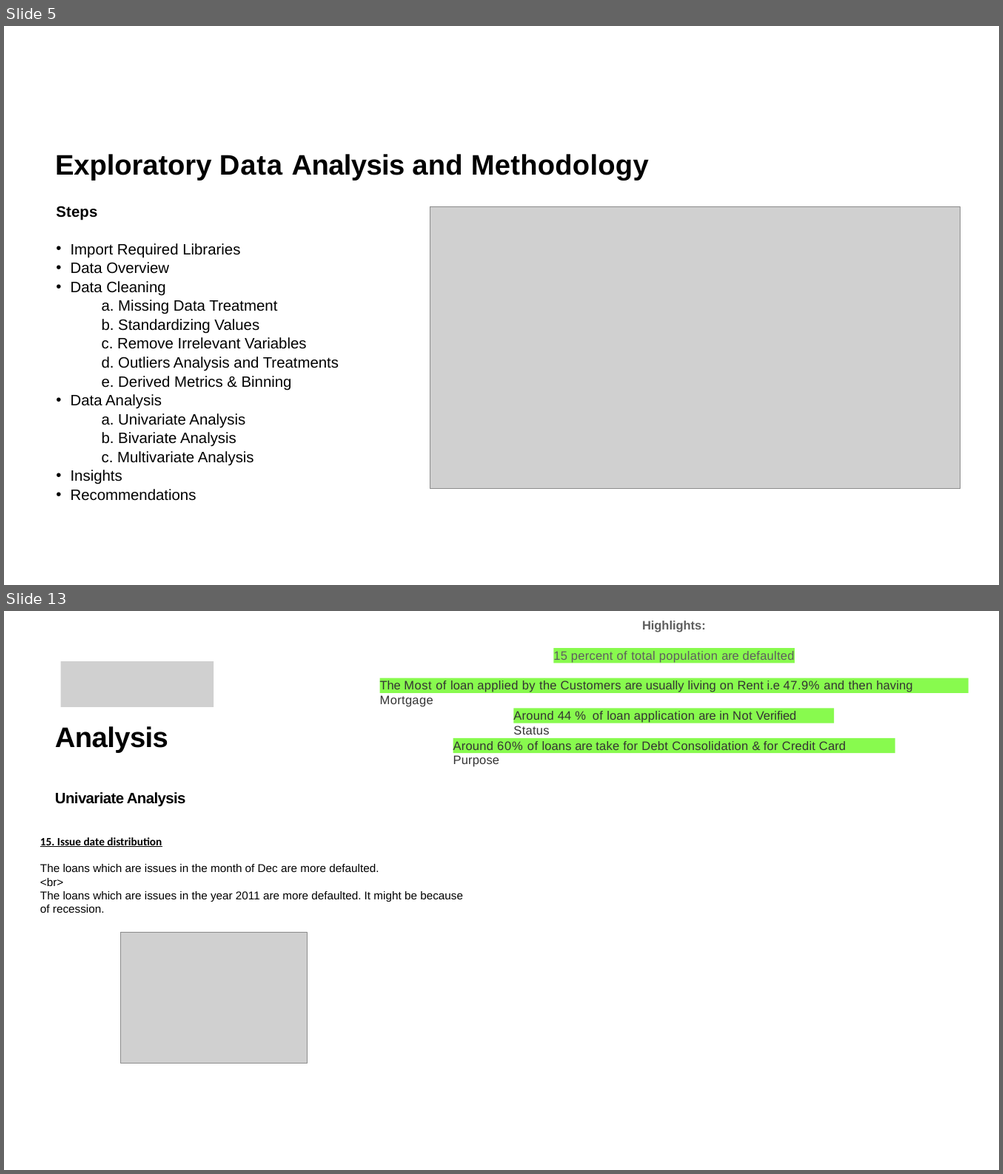
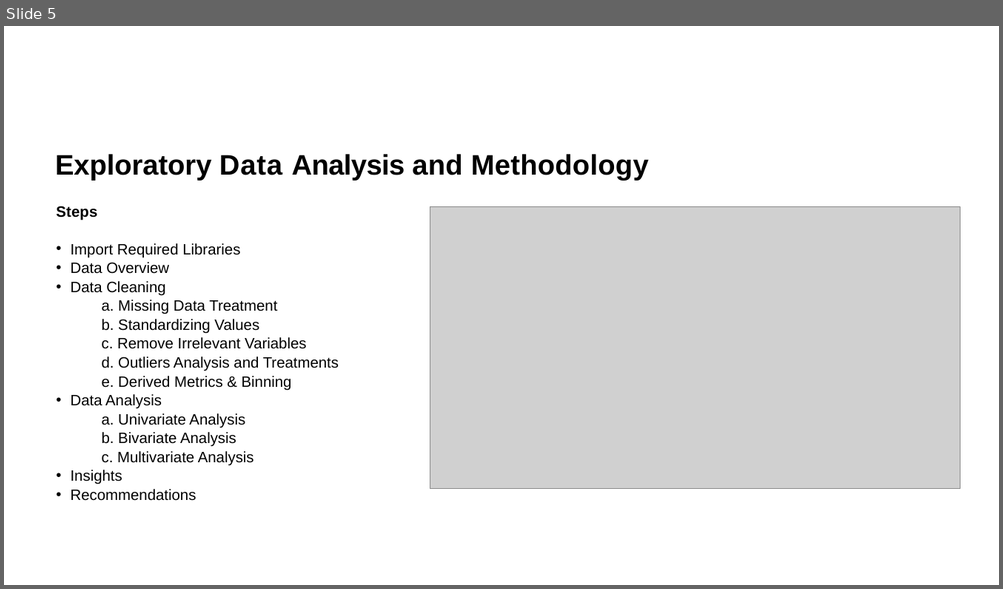
Before and after one commit to sreegithub19/upgrad, a slide deck: 2_Course_continuation/1_Statistics_essentials/2_Lending_club_case_study/LendingClubCaseStudy.pptx. Shown one above the other, each under a label of ours: slides 5 and 13 before the commit, slide 5 after it; the slides between them are not shown. The pictures are 1003x1174 and 1003x589 pixels, drawn with LibreOffice and Linux fonts; fonts in the diff are those of the drawing; grey boxes stand for pictures; background and template pictures are left out. Boxes give left, top, right and bottom in pixels: in the first picture for what was removed or moved away, otherwise in the second. Text is boxed around its words. In the diff, an @@ line names an element or a change of style, - is before the commit and + after.

```diff
--- a/2_Course_continuation/1_Statistics_essentials/2_Lending_club_case_study/LendingClubCaseStudy.pptx
+++ b/2_Course_continuation/1_Statistics_essentials/2_Lending_club_case_study/LendingClubCaseStudy.pptx
@@ slide 13 removed at (x1=4, y1=611, x2=999, y2=1170), background #FFFFFF @@
@@ text removed at (x1=642, y1=621, x2=706, y2=632) @@
-Highlights:
@@ rectangle removed at (x1=554, y1=648, x2=794, y2=663) @@
-15 percent of total population are defaulted
@@ picture removed at (x1=60, y1=661, x2=213, y2=707) @@
@@ rectangle removed at (x1=380, y1=678, x2=968, y2=693) @@
-The Most of loan applied by the Customers are usually living on Rent i.e 47.9% and then having Mortgage
@@ rectangle removed at (x1=513, y1=708, x2=834, y2=723) @@
-Around 44 % of loan application are in Not Verified Status
@@ text removed at (x1=55, y1=726, x2=186, y2=807) @@
-Analysis
-Univariate Analysis
@@ rectangle removed at (x1=452, y1=738, x2=894, y2=753) @@
-Around 60% of loans are take for Debt Consolidation & for Credit Card Purpose
@@ text removed at (x1=40, y1=837, x2=463, y2=913) @@
-15. Issue date distribution
-The loans which are issues in the month of Dec are more defaulted.
-<br>
-The loans which are issues in the year 2011 are more defaulted. It might be because of recession.
@@ picture removed at (x1=120, y1=932, x2=306, y2=1064) @@
```
Also in this commit, not shown: 12 slides changed, 3 slides added, 4 other slides removed.
